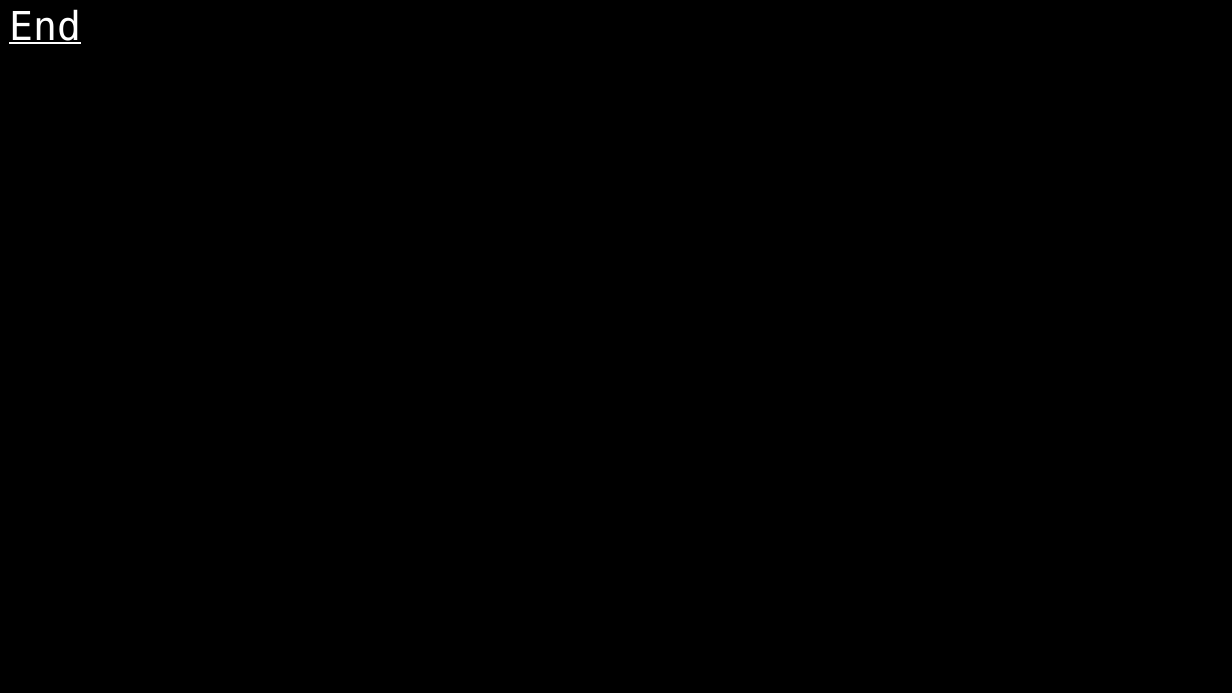
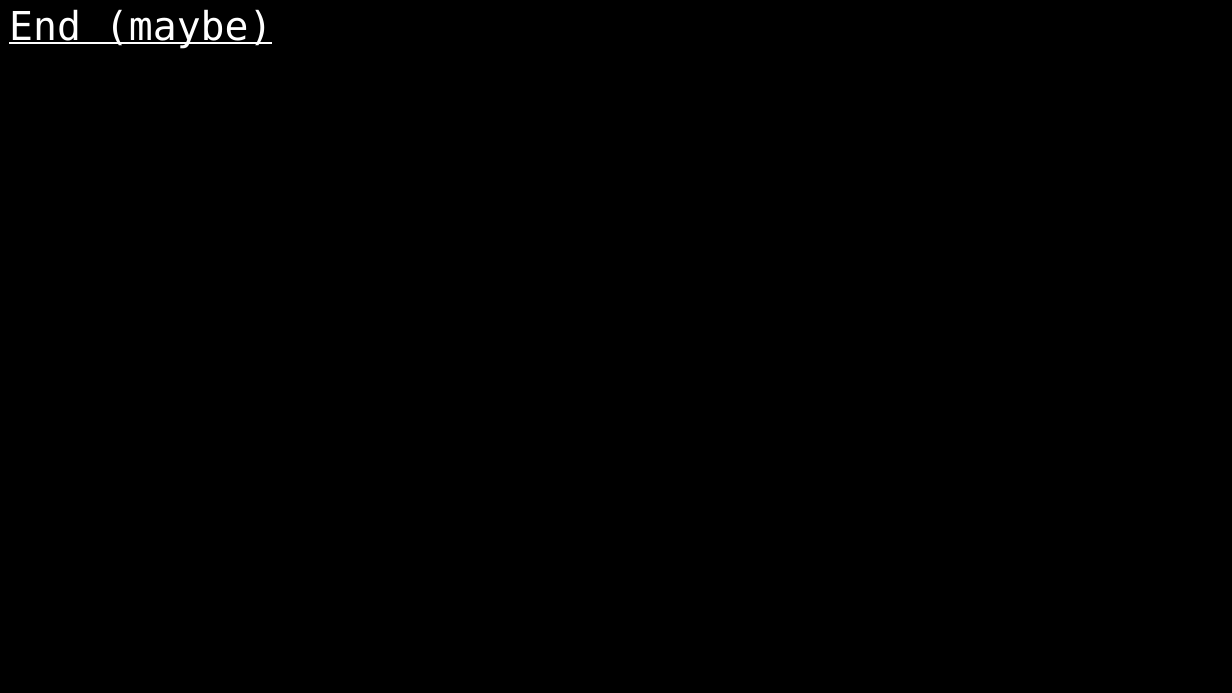
Before and after one commit to karthikeyanrathore/Lane-Line-Detection, a slide deck: slide 22 of laneline.pptx. Drawn at 1232x693 pixels with LibreOffice and Linux fonts; fonts in the diff are those of the drawing. Boxes give left, top, right and bottom in pixels: in the first picture for what was removed or moved away, otherwise in the second. Text is boxed around its words. In the diff, an @@ line names an element or a change of style, - is before the commit and + after.

```diff
--- a/laneline.pptx
+++ b/laneline.pptx
@@ title at [9, 9, 273, 49]: text changed @@
-End
+End (maybe)
```
Also in this commit, not shown: 5 other slides changed, 2 slides added, 2 slides removed, 19 other files.
